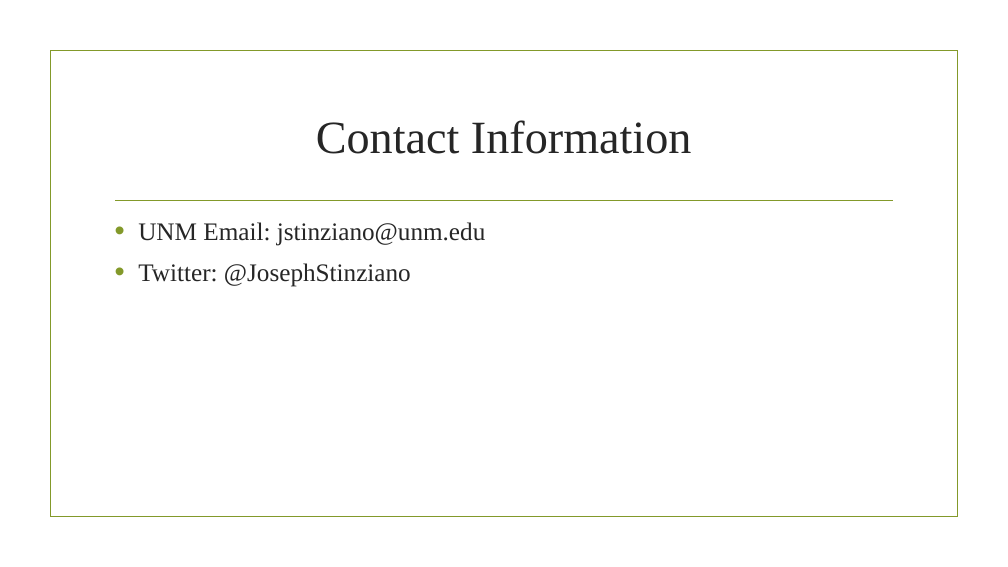
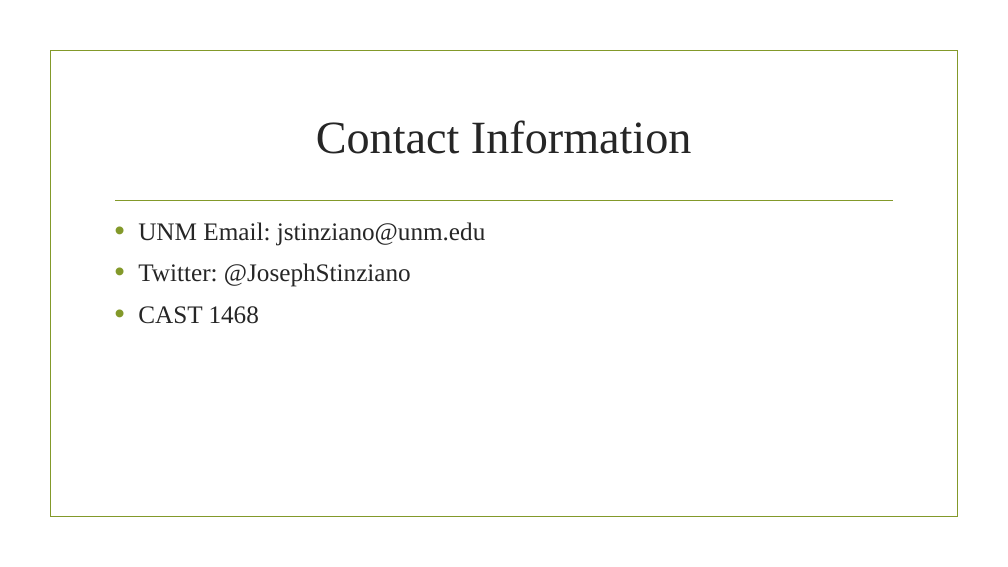
Before and after one commit to jstinzi/R-UNM-Biology-Workshop, a slide deck: slide 12 of Beginner Workshop/Introductory Concepts in R.pptx. Drawn at 1008x567 pixels with LibreOffice and Linux fonts; fonts in the diff are those of the drawing; background and template pictures are left out. Boxes give left, top, right and bottom in pixels: in the first picture for what was removed or moved away, otherwise in the second. Text is boxed around its words. In the diff, an @@ line names an element or a change of style, - is before the commit and + after.

```diff
--- a/Beginner Workshop/Introductory Concepts in R.pptx
+++ b/Beginner Workshop/Introductory Concepts in R.pptx
@@ text at bbox=[138, 306, 259, 324]: paragraph added @@
+• CAST 1468
```
